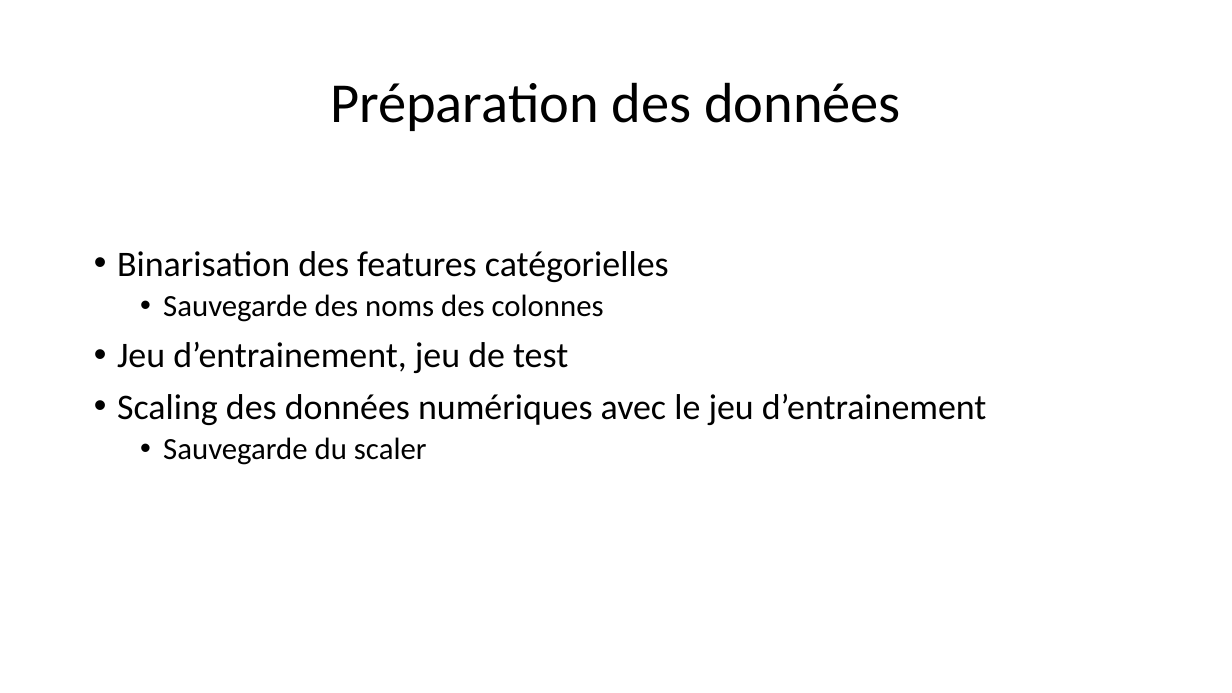
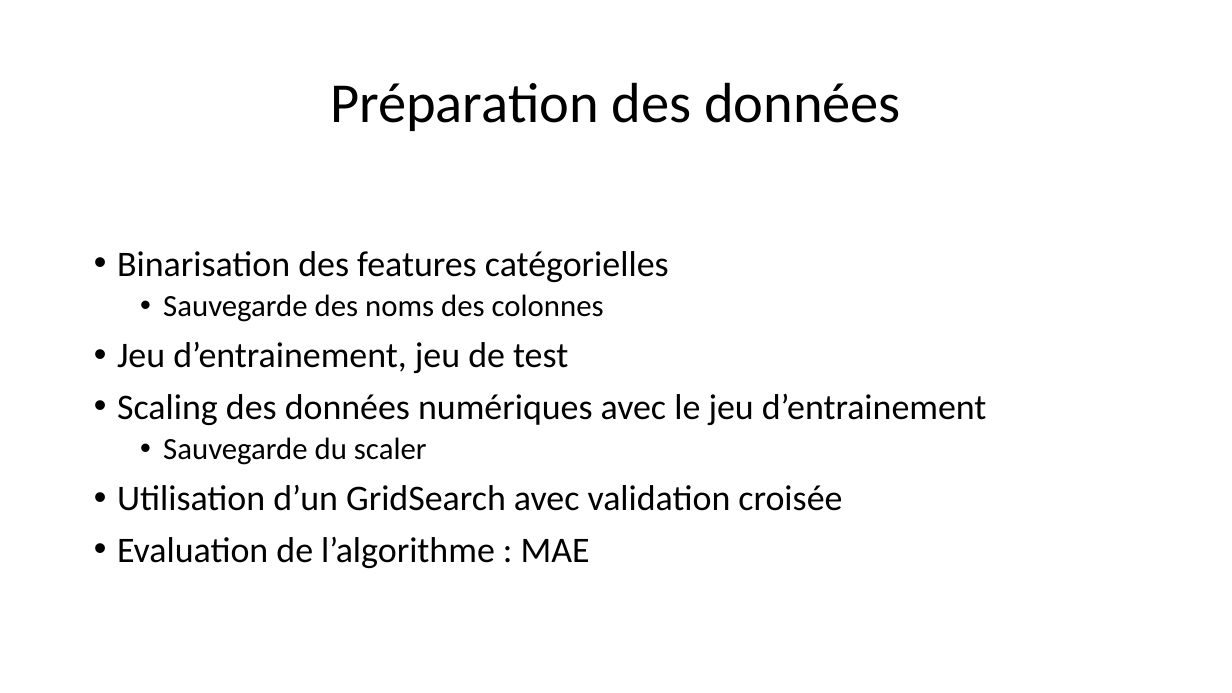
Before and after one commit to morganscao/Projet4, a slide deck: slide 15 of rapport/Anticipez le retard de vol des avions.pptx. Drawn at 1232x693 pixels with LibreOffice and Linux fonts; fonts in the diff are those of the drawing. Boxes give left, top, right and bottom in pixels: in the first picture for what was removed or moved away, otherwise in the second. Text is boxed around its words. In the diff, an @@ line names an element or a change of style, - is before the commit and + after.

```diff
--- a/rapport/Anticipez le retard de vol des avions.pptx
+++ b/rapport/Anticipez le retard de vol des avions.pptx
@@ text at [117, 485, 842, 568]: paragraphs added @@
+• Utilisation d’un GridSearch avec validation croisée
+• Evaluation de l’algorithme : MAE
```
Also in this commit, not shown: 10 other slides changed, 2 slides removed, 16 other files.
